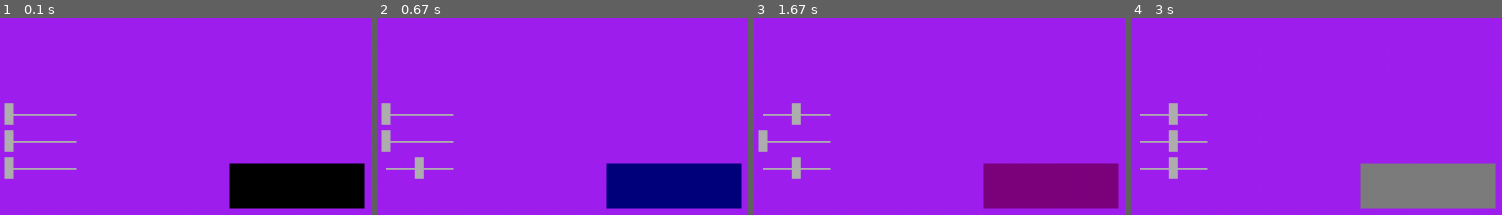
Above: before the commit, frames 1-4 (left to right).
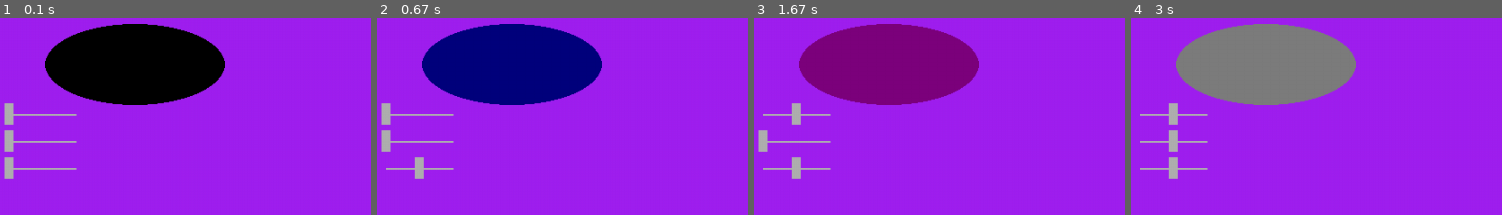
Above: after the commit, the same moments.

Repository: melekaylin/Proje
Game: pygame game, started from slider.test3.py
The game is run twice, just before and just after one commit, with the same random seed, the same clock (stepped at 60 frames per second) and the same inputs.
Inputs (mouse positions are in pixels of both pictures, inside the frame that each line leads up to):
- Up to frame 1 (0.1 s): no input
- Up to frame 2 (0.67 s): click (417, 167) at 0.38 s
- Up to frame 3 (1.67 s): click (794, 114) at 0.72 s
- Up to frame 4 (3 s): click (1171, 140) at 2.05 s

The runs differ from the first frame. In frame 1, 24% of the frame differs, in the area x 12-99%, y 3-97%; in frame 2, 24%; in frame 3, 24%; in frame 4, 24%.

Commit message:
konuşma baloncuğu örnek
yer düzenlemesi ve çerçeve eklenmemiş hali

Diff:
--- a/slider.test3.py
+++ b/slider.test3.py
@@ -71,7 +71,7 @@
     colour = [red_scroll,green_scroll,blue_scroll]
 
 
-    pygame.draw.rect(screen ,  colour, [255,255,150,50])
+    pygame.draw.ellipse(screen ,  colour, [50,100,200,90])
 
 
 
